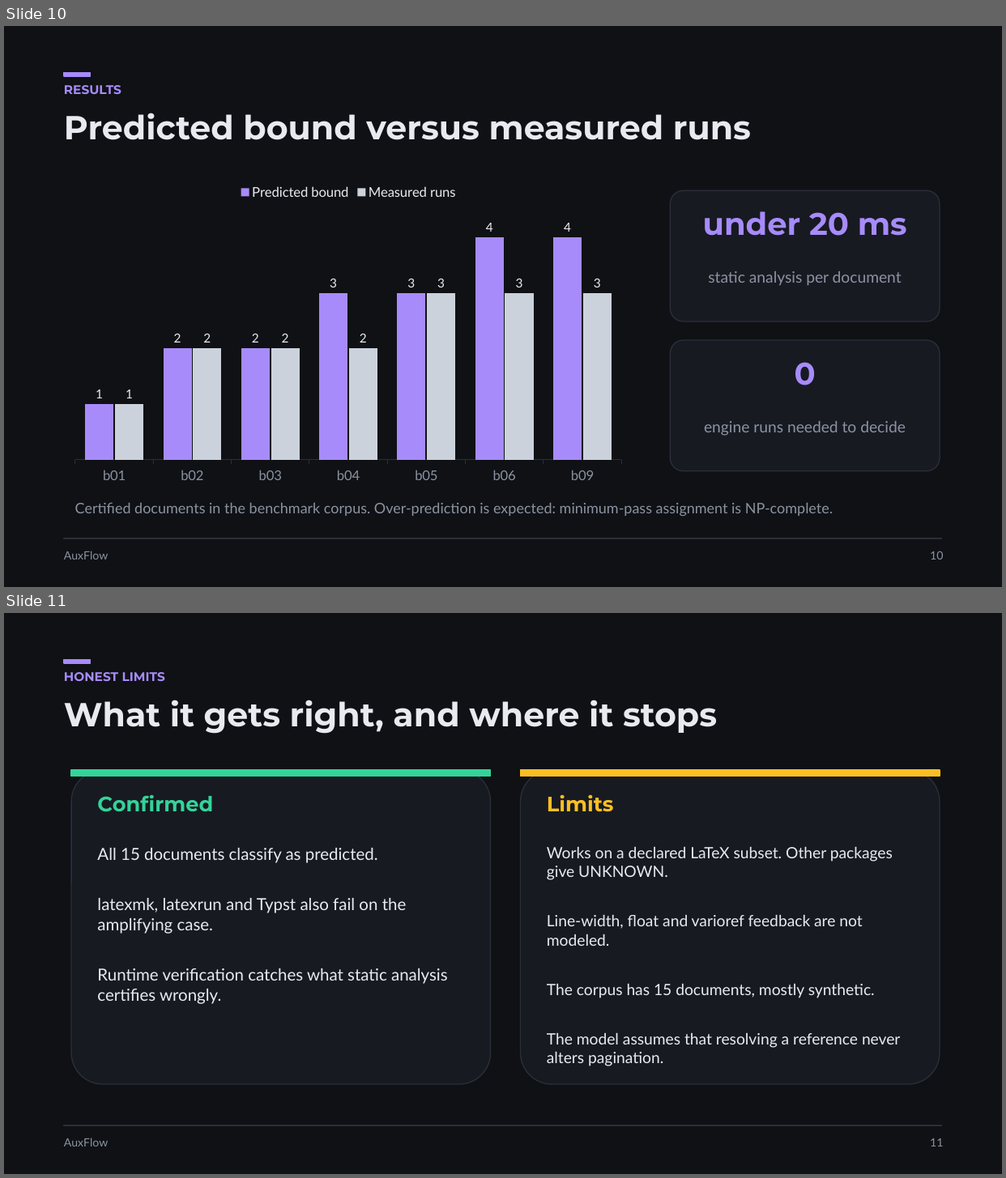
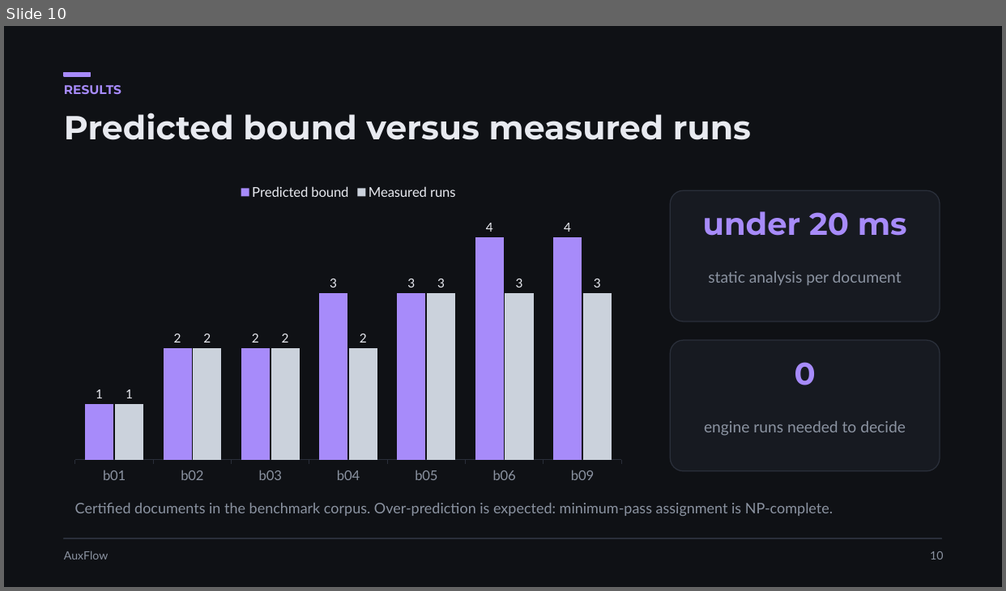
Before and after one commit to upayanmazumder/auxflow, a slide deck: docs/reviews/downloads/AuxFlow-overview.pptx. Shown one above the other, each under a label of ours: slides 10 and 11 before the commit, slide 10 after it. The pictures are 1006x1178 and 1006x591 pixels, drawn with LibreOffice and Linux fonts; fonts in the diff are those of the drawing. Boxes give left, top, right and bottom in pixels: in the first picture for what was removed or moved away, otherwise in the second. Text is boxed around its words. In the diff, an @@ line names an element or a change of style, - is before the commit and + after.

```diff
--- a/docs/reviews/downloads/AuxFlow-overview.pptx
+++ b/docs/reviews/downloads/AuxFlow-overview.pptx
@@ slide 11 removed at [4,613,1002,1174], background #0F1115 @@
@@ rectangle removed at [64,659,90,663] @@
@@ text removed at [64,672,165,681] @@
-HONEST LIMITS
@@ title removed at [64,700,717,734] @@
-What it gets right, and where it stops
@@ rounded rectangle removed at [71,770,491,1084] @@
@@ rectangle removed at [71,770,491,776] @@
@@ rounded rectangle removed at [521,770,940,1084] @@
@@ rectangle removed at [521,770,940,776] @@
@@ text removed at [97,795,213,812] @@
-Confirmed
@@ text removed at [547,795,614,812] @@
-Limits
@@ text removed at [97,848,448,1004] @@
-All 15 documents classify as predicted.
-latexmk, latexrun and Typst also fail on the amplifying case.
-Runtime verification catches what static analysis certifies wrongly.
@@ text removed at [547,847,900,1067] @@
-Works on a declared LaTeX subset. Other packages give UNKNOWN.
-Line-width, float and varioref feedback are not modeled.
-The corpus has 15 documents, mostly synthetic.
-The model assumes that resolving a reference never alters pagination.
@@ rectangle removed at [64,1126,942,1127] @@
@@ text removed at [64,1138,108,1147] @@
-AuxFlow
@@ text removed at [930,1139,943,1147] @@
-11
```
Also in this commit, not shown: 3 slides changed, 2 slides added.
